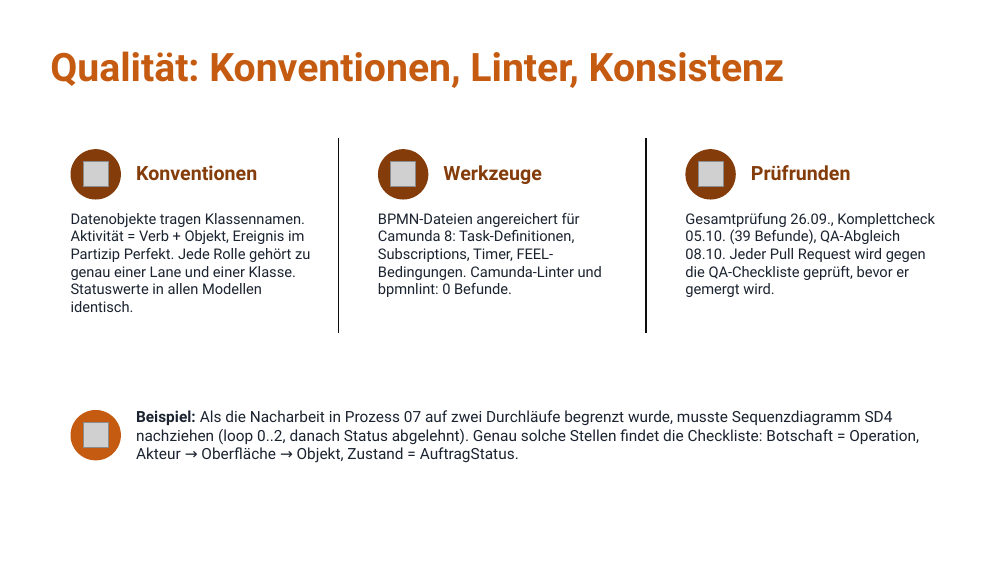
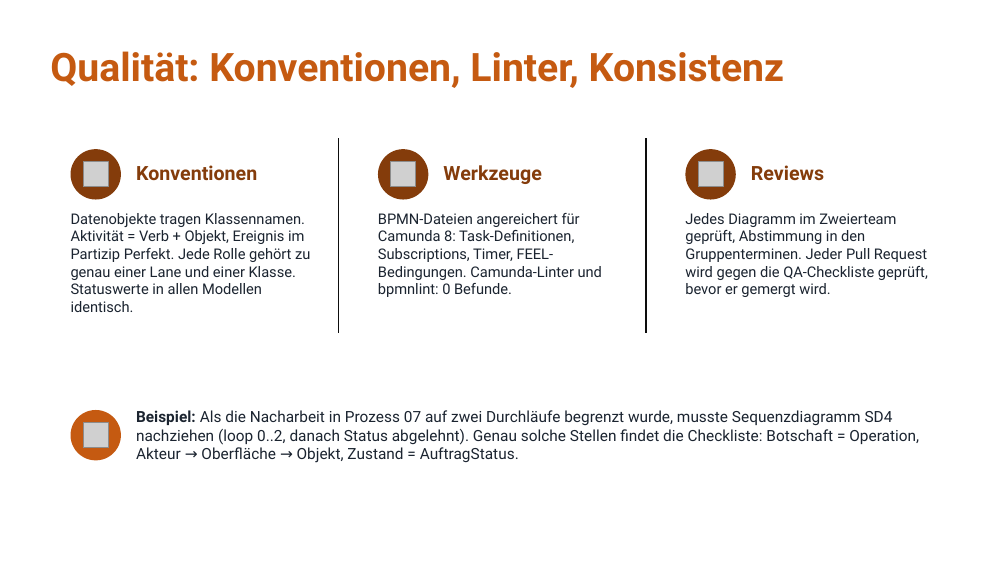
Before and after one commit to jakobschwan123-cmd/casestudy-semester-3, a slide deck: slide 14 of 4_praesentation/Abschlusspraesentation.pptx. Drawn at 1008x567 pixels with LibreOffice and Linux fonts; fonts in the diff are those of the drawing; grey boxes stand for pictures. Boxes give left, top, right and bottom in pixels: in the first picture for what was removed or moved away, otherwise in the second. Text is boxed around its words. In the diff, an @@ line names an element or a change of style, - is before the commit and + after.

Commit message:
docs: Folie 14 Reviews statt Pruefrunden, Notiz und Sprechtext angepasst

```diff
--- a/4_praesentation/Abschlusspraesentation.pptx
+++ b/4_praesentation/Abschlusspraesentation.pptx
@@ text at (x1=751, y1=165, x2=824, y2=181): text changed @@
-Prüfrunden
+Reviews
@@ text at (x1=685, y1=213, x2=928, y2=297): text changed @@
-Gesamtprüfung 26.09., Komplettcheck 05.10. (39 Befunde), QA-Abgleich 08.10. Jeder Pull Request wird gegen die QA-Checkliste geprüft, bevor er gemergt wird.
+Jedes Diagramm im Zweierteam geprüft, Abstimmung in den Gruppenterminen. Jeder Pull Request wird gegen die QA-Checkliste geprüft, bevor er gemergt wird.
```
Also in this commit, not shown: 1 other file.
